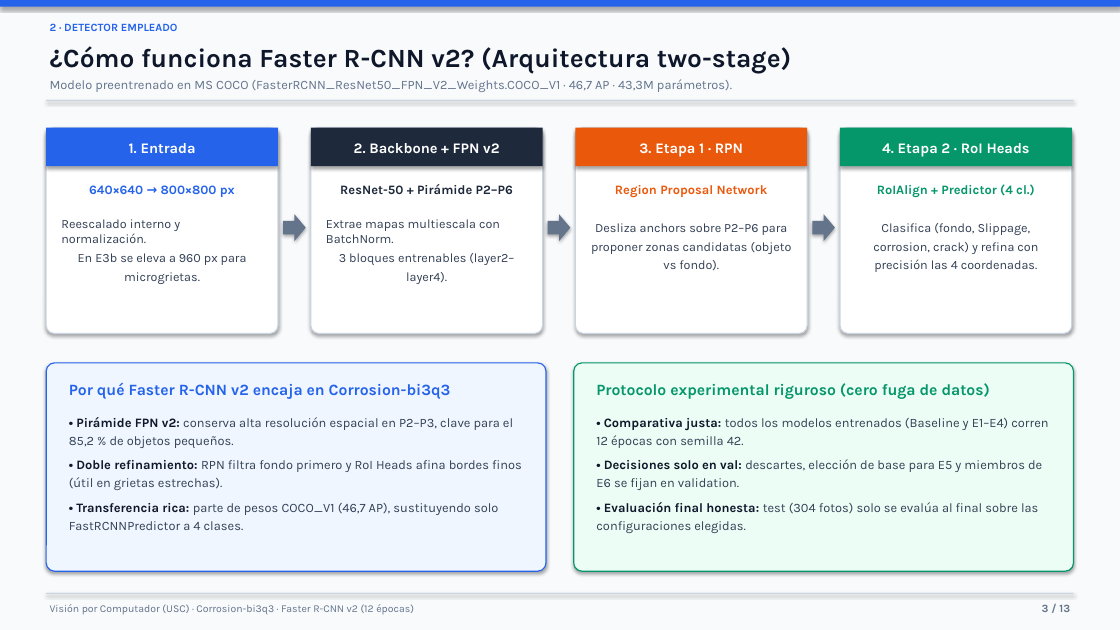
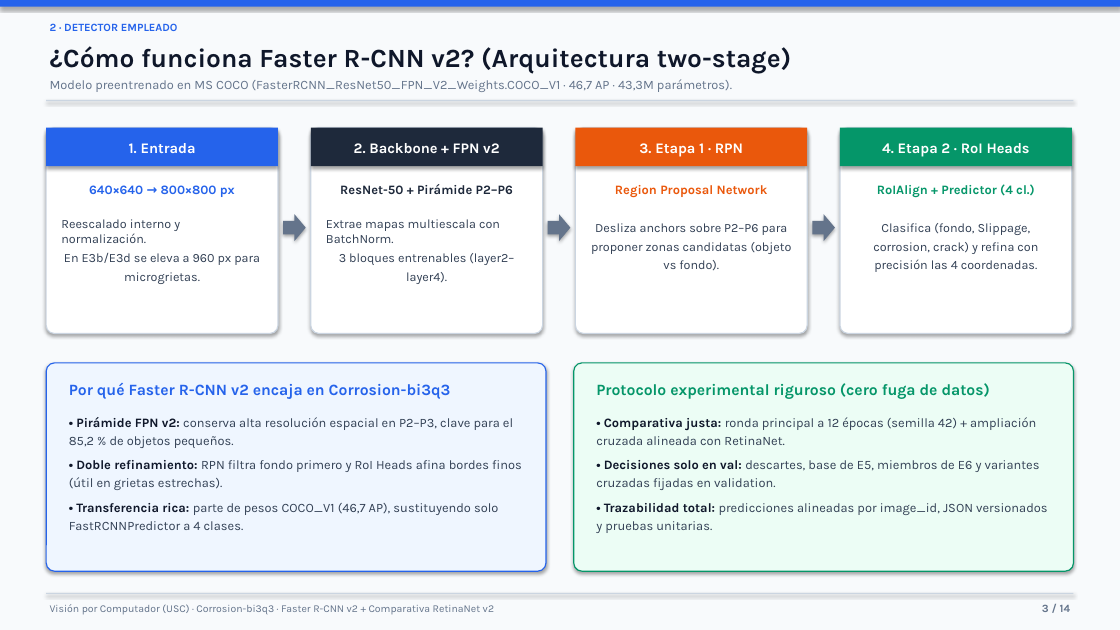
Before and after one commit to lucasmtnz23/deteccion-corrosion, a slide deck: slide 3 of Presentacion_Faster_RCNN_Corrosion.pptx. Drawn at 1120x630 pixels with LibreOffice and Linux fonts; fonts in the diff are those of the drawing. Boxes give left, top, right and bottom in pixels: in the first picture for what was removed or moved away, otherwise in the second. Text is boxed around its words. In the diff, an @@ line names an element or a change of style, - is before the commit and + after.

Commit message:
feat: incorporar JSON e historiales de Faster R-CNN, reejecutar notebook y actualizar presentacion

```diff
--- a/Presentacion_Faster_RCNN_Corrosion.pptx
+++ b/Presentacion_Faster_RCNN_Corrosion.pptx
@@ text at (61, 219, 260, 284): text changed @@
-Reescalado interno y normalización.
-En E3b se eleva a 960 px para microgrietas.
+Reescalado interno y normalización.
+En E3b/E3d se eleva a 960 px para microgrietas.
@@ text at (596, 417, 1048, 533): text changed @@
-• Comparativa justa: todos los modelos entrenados (Baseline y E1–E4) corren 12 épocas con semilla 42.
-• Decisiones solo en val: descartes, elección de base para E5 y miembros de E6 se fijan en validation.
-• Evaluación final honesta: test (304 fotos) solo se evalúa al final sobre las configuraciones elegidas.
+• Comparativa justa: ronda principal a 12 épocas (semilla 42) + ampliación cruzada alineada con RetinaNet.
+• Decisiones solo en val: descartes, base de E5, miembros de E6 y variantes cruzadas fijadas en validation.
+• Trazabilidad total: predicciones alineadas por image_id, JSON versionados y pruebas unitarias.
@@ text at (50, 604, 494, 615): text changed @@
-Visión por Computador (USC) · Corrosion-bi3q3 · Faster R-CNN v2 (12 épocas)
+Visión por Computador (USC) · Corrosion-bi3q3 · Faster R-CNN v2 + Comparativa RetinaNet v2
@@ text at (1042, 605, 1071, 612): text changed @@
-3 / 13
+3 / 14
```
Also in this commit, not shown: 12 other slides changed, 1 slide added, 42 other files.
